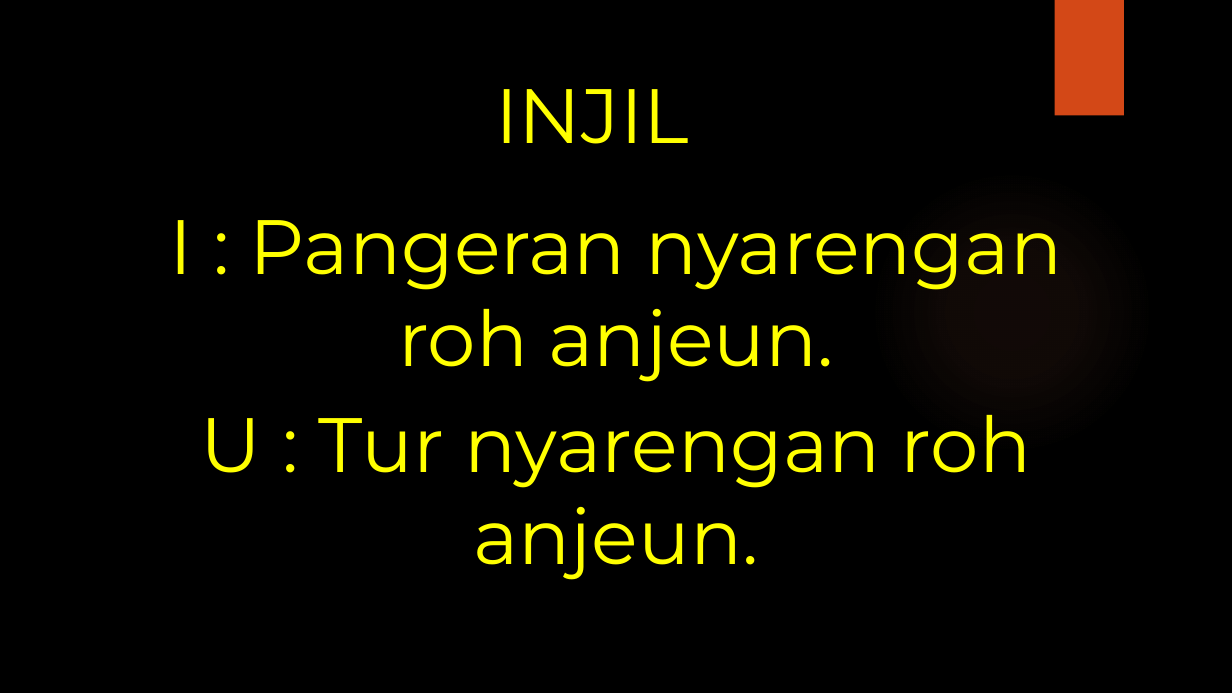
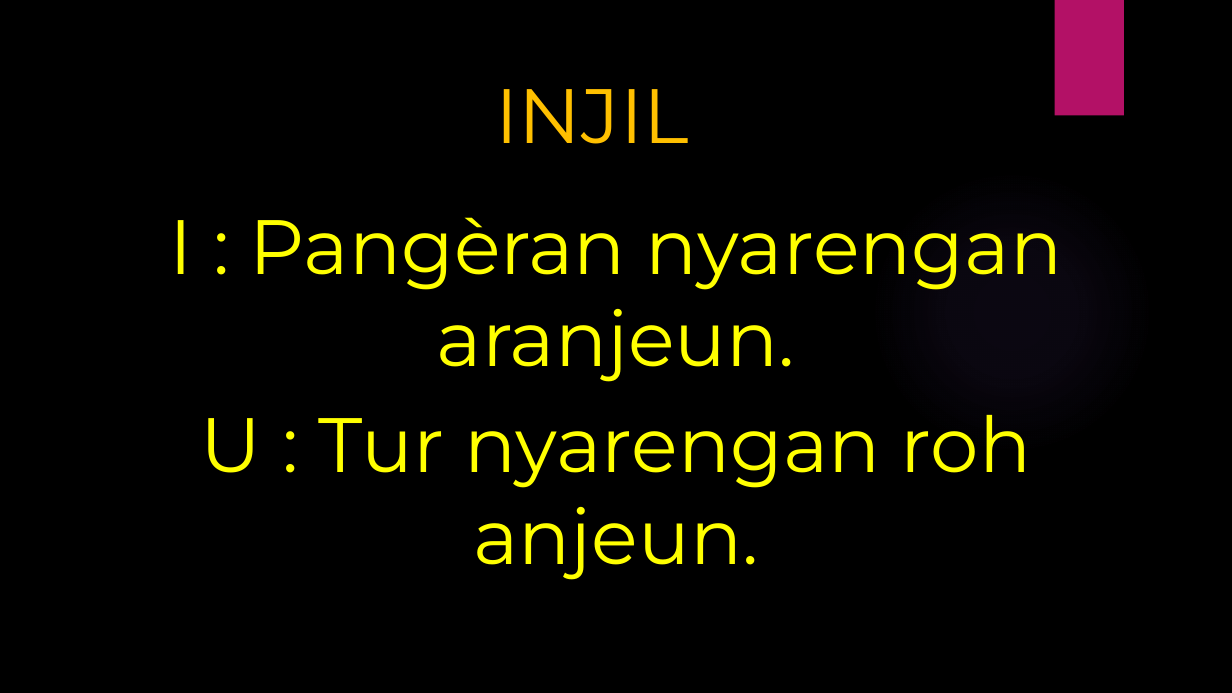
Before and after one commit to laurensius/Slide_Misa_KRC, a slide deck: slide 25 of 2020 12 tanggal 12- 13/Slide Misa Bahasa Sunda.pptx. Drawn at 1232x693 pixels with LibreOffice and Linux fonts; fonts in the diff are those of the drawing; background and template pictures are left out. Boxes give left, top, right and bottom in pixels: in the first picture for what was removed or moved away, otherwise in the second. Text is boxed around its words. In the diff, an @@ line names an element or a change of style, - is before the commit and + after.

```diff
--- a/2020 12 tanggal 12- 13/Slide Misa Bahasa Sunda.pptx
+++ b/2020 12 tanggal 12- 13/Slide Misa Bahasa Sunda.pptx
@@ rectangle at [1055,0,1124,116]: fill #D34817 to #B31166 @@
@@ title "INJIL" at [496,89,689,144]: text colour #FFFF00 to #FFC000 @@
@@ text at [170,217,1062,382]: text changed @@
-I : Pangeran nyarengan roh anjeun.
+I : Pangèran nyarengan aranjeun.
```
Also in this commit, not shown: 55 other slides changed, 1 slide added, 1 slide removed, 1 other file.
